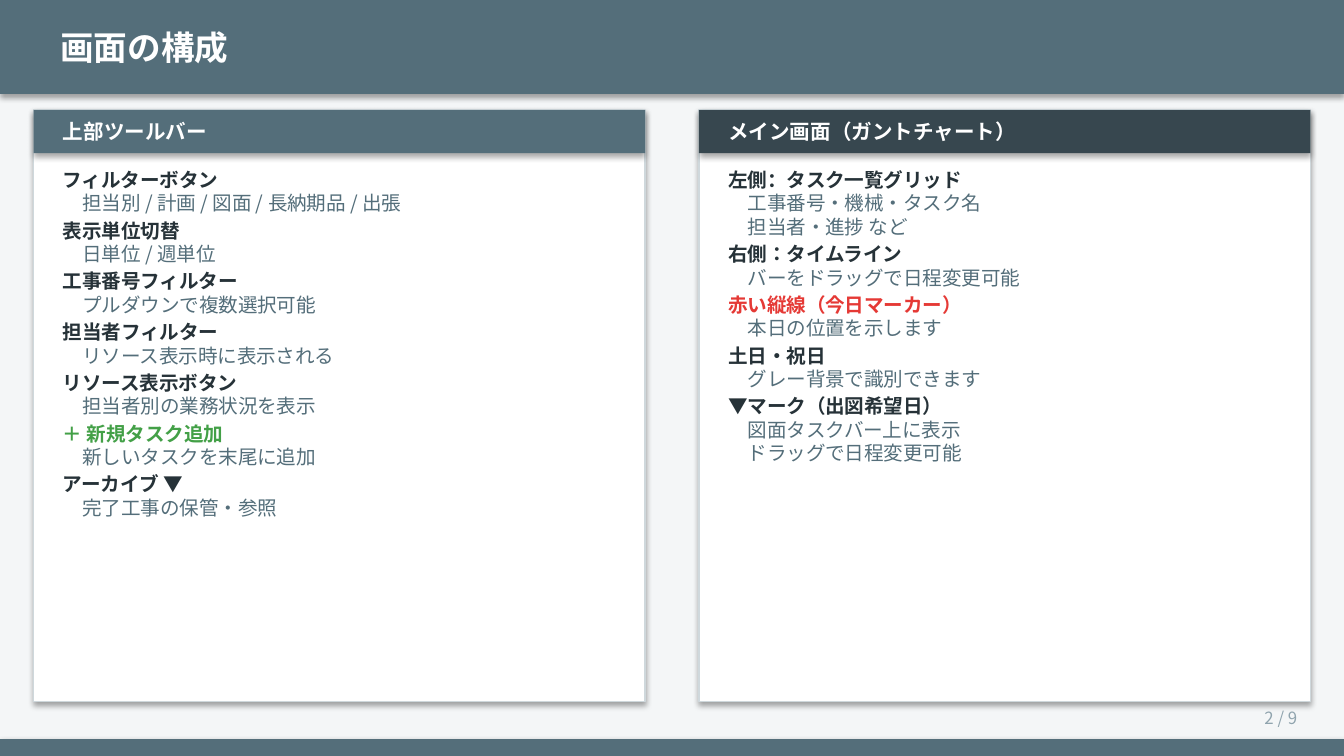
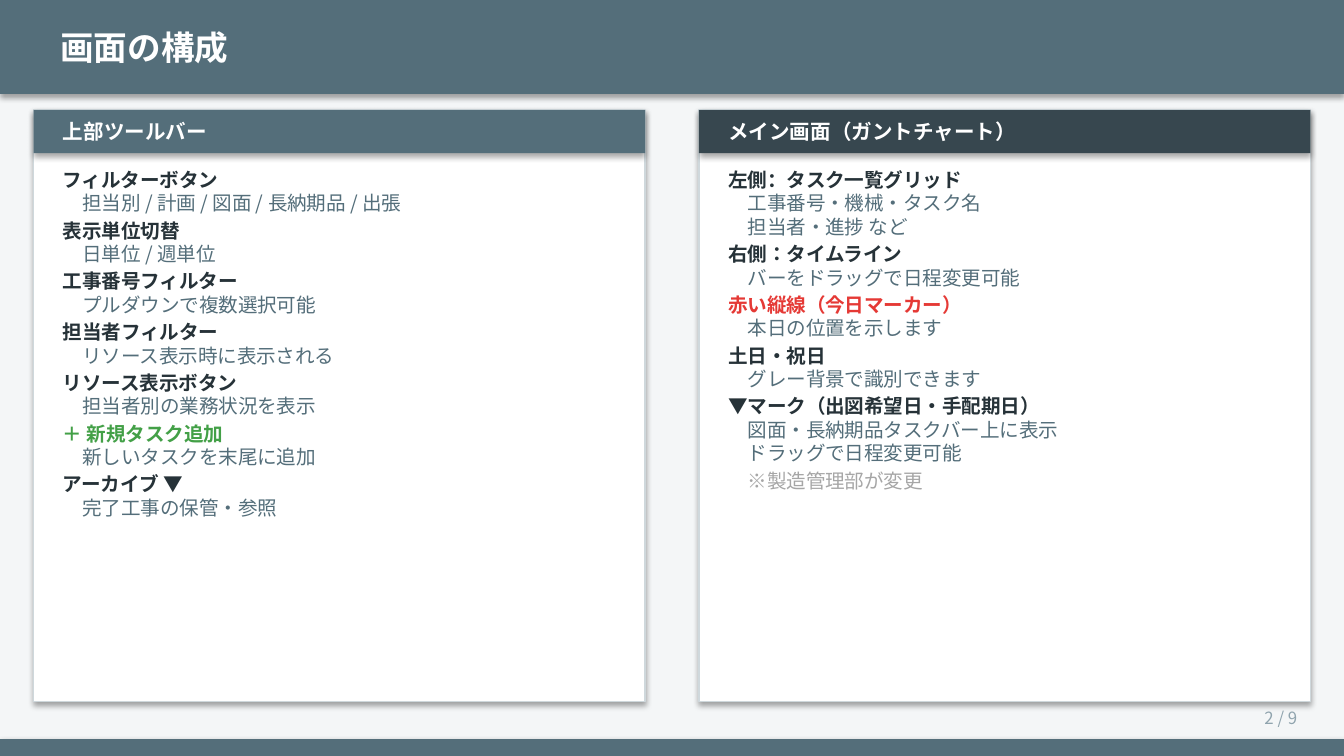
Before and after one commit to kemcokurosaki-oss/design-schedule, a slide deck: slide 2 of 設計工程表_使い方説明書.pptx. Drawn at 1344x756 pixels with LibreOffice and Linux fonts; fonts in the diff are those of the drawing. Boxes give left, top, right and bottom in pixels: in the first picture for what was removed or moved away, otherwise in the second. Text is boxed around its words. In the diff, an @@ line names an element or a change of style, - is before the commit and + after.

Commit message:
タスクの希望日設定を改善し、計画・出張モードでは希望日を非表示にするロジックを追加しました。これにより、特定のタスクタイプに応じた表示が可能になりました。

```diff
--- a/設計工程表_使い方説明書.pptx
+++ b/設計工程表_使い方説明書.pptx
@@ text at <box>728,396,1058,490</box>: text changed @@
-▼マーク（出図希望日）
-図面タスクバー上に表示
-ドラッグで日程変更可能
+▼マーク（出図希望日・手配期日）
+図面・長納期品タスクバー上に表示
+ドラッグで日程変更可能
+※製造管理部が変更
```
Also in this commit, not shown: 6 other slides changed, 2 other files.
